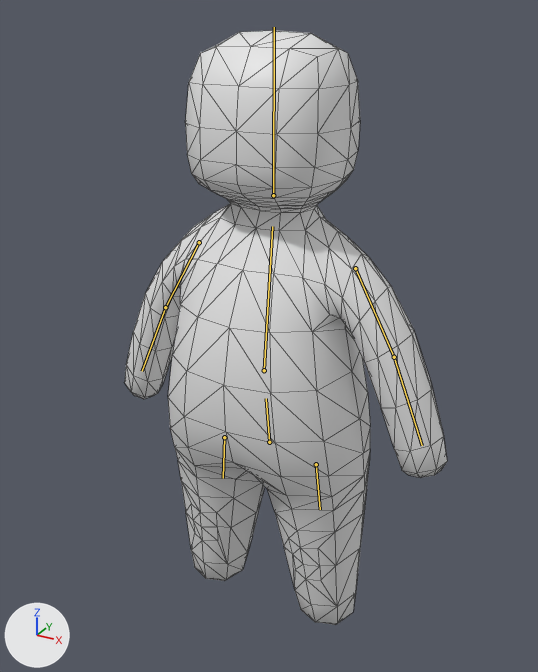
The glTF model godot/assets/models/base_blob.glb: old version first, new version second.
One viewpoint serves both versions: a camera (50 mm lens) standing at (1.11, -2.05, 2.14) and looking at (0.04, -0.11, 1.17). Every picture has the same lights, and +X, +Y and +Z are marked at lower left. The bones that bend it are drawn over the model as lines. Mesh edges are drawn as thin lines.
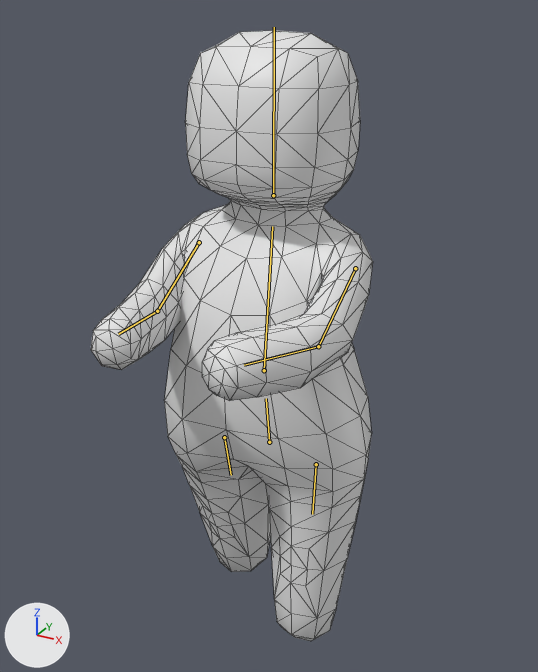
Commit message: catch items

The newer file adds an action. The first version stands in its rest pose; the second is drawn at frame 0 of the action 'Catch'.

Where the change shows, as pixel boxes (x1, y1, x2, y2) in the pictures (538 x 672 px):
'Cube', posed (13% narrower): before (124, 30, 447, 625); after (91, 30, 373, 641)
bone 'UpperArm.L', root to tip: before (355, 268) to (394, 357); after (355, 268) to (318, 346)
bone 'LowerArm.L', root to tip: before (394, 357) to (422, 445); after (318, 346) to (244, 365)
bone 'UpperArm.R', root to tip: before (199, 242) to (165, 307); after (199, 242) to (157, 311)
bone 'LowerArm.R', root to tip: before (165, 307) to (142, 371); after (157, 311) to (118, 334)
bone 'UpperLeg.L', root to tip: before (316, 464) to (320, 509); after (316, 464) to (312, 514)
bone 'UpperLeg.R', root to tip: before (224, 437) to (223, 478); after (224, 437) to (231, 475)

What the commit changed:
Bone 'UpperArm.L' (bone_upperarm_l) turns from (0, 0, 0) to (52, -2, -38) degrees about its own x, y and z.
Bone 'LowerArm.L' (bone_lowerarm_l) turns from (0, 0, 0) to (36, 5, -17) degrees about its own x, y and z.
Bone 'UpperArm.R' (bone_upperarm_r) turns from (0, 0, 0) to (52, 2, 38) degrees about its own x, y and z.
Bone 'LowerArm.R' (bone_lowerarm_r) turns from (0, 0, 0) to (36, -5, 17) degrees about its own x, y and z.
Bone 'UpperLeg.L' (bone_upperleg_l) turns from (0, 0, 0) to (-11, -1, 4) degrees about its own x, y and z.
Bone 'UpperLeg.R' (bone_upperleg_r) turns from (0, 0, 0) to (8, -1, -6) degrees about its own x, y and z.
